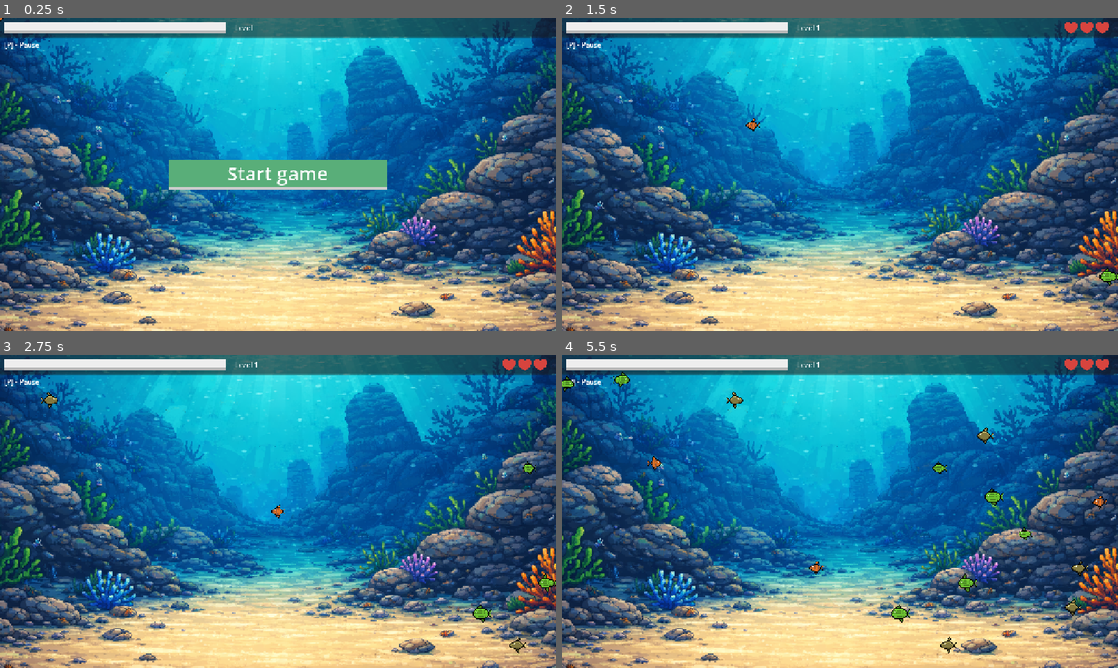
Above: before the commit, frames 1-4 (two rows, left to right).
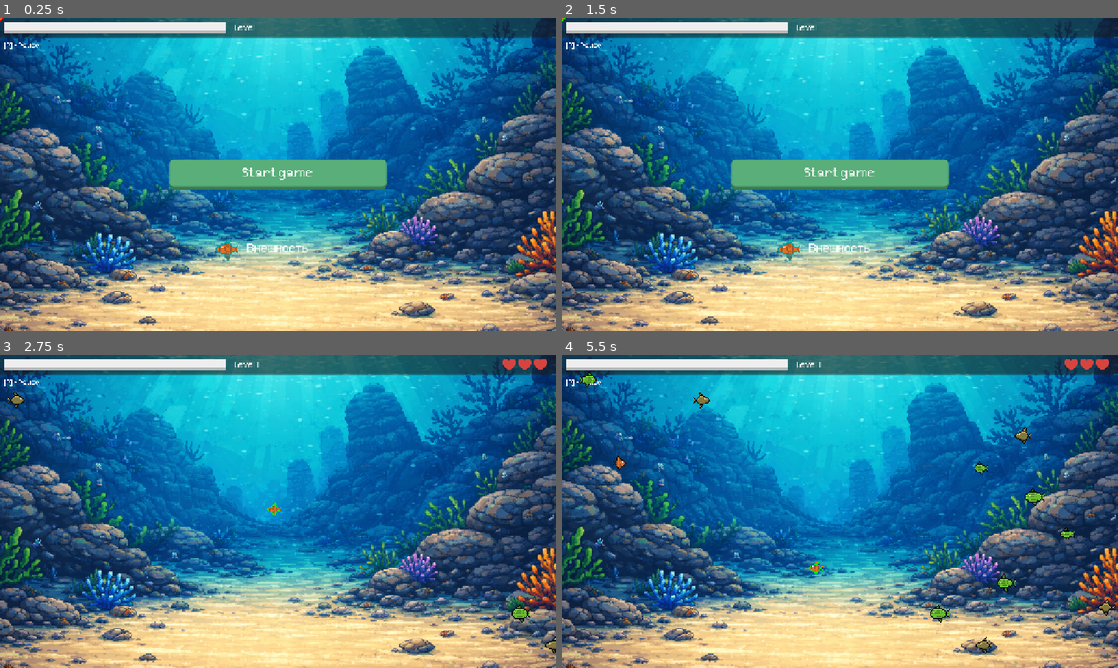
Above: after the commit, the same moments.

Repository: kotofeyy/BecomeBigFish-game
Game: Godot game, scene res://scenes/main.tscn
Same seed, same stepped clock (60 frames per second), same inputs: the game is played once before the commit and once after it.
Inputs (mouse positions are in pixels of both pictures, inside the frame that each line leads up to):
- Up to frame 1 (0.25 s): no input
- Up to frame 2 (1.5 s): click (840, 249) at 0.5 s, where only the run after the commit has a clickable "Внешность"; click "Start game" at 1.25 s
- Up to frame 3 (2.75 s): click (278, 511) at 2 s, where only the run after the commit has a clickable "Start game"
- Up to frame 4 (5.5 s): move the mouse to (962, 495) at 2.77 s; press the mouse at (962, 495) at 2.78 s; move the mouse to (728, 527) at 3.52 s; release the mouse at (728, 527) at 3.53 s; click (728, 527) at 3.6 s; move the mouse to (895, 442) at 4.27 s; press the mouse at (895, 442) at 4.28 s; move the mouse to (812, 574) at 5.02 s; release the mouse at (812, 574) at 5.03 s; click (812, 574) at 5.1 s

The runs differ from the first frame. In frame 1, 1.1% of the frame differs, in the area x 0-70%, y 0-78%; in frame 2, 4.5%, in the area x 0-100%, y 0-86%; in frame 3, 0.8%; in frame 4, 2.0%.

Commit message:
магазин скинов. Покупака, установка. Шейдер для скинов, для обводки

Diff:
--- a/code/main.gd
+++ b/code/main.gd
@@ -23,6 +23,12 @@
 
 @onready var fish_preload = preload("res://scenes/fish.tscn")
 
+@onready var slot_preload = preload("uid://dnm2kegprv65j")
+@onready var shop_panel: Panel = $CanvasLayer/ShopPanel
+@onready var shop_list: VBoxContainer = $CanvasLayer/ShopPanel/MarginContainer/ScrollContainer/VBoxContainer
+@onready var skin_button: Button = $CanvasLayer/SkinButton
+@onready var all_scores_label: Label = $CanvasLayer/ShopPanel/AllScoresLabel
+
 
 var has_game_started := false
 var player_scale
@@ -35,21 +41,28 @@
 var size_screen
 var center_of_screen
 var is_shield_enable = false
+var available_skins := 1
+var current_skin := Skins.Type.DEFAULT
+var all_scores = 100
 
 
 func _ready() -> void:
 	clue_label.text = "KEY_PAUSE"
 	size_screen = get_window().get_visible_rect().size
 	center_of_screen = size_screen / 2
+	shop_update()
+	all_scores_label.text = "Всего очков: " + str(all_scores)
 
 
 func start_game() -> void:
 	get_tree().paused = false
+	skin_button.visible = false
 	score = 0
 	level = 1
 	heart = 3
 	update_heart()
-	chage_texture(level - 1)
+	change_texture(level - 1)
+	player_change_skin()
 	progress_bar.max_value = level * 10
 	progress_bar.min_value = score
 	progress_bar.value = score
@@ -72,13 +85,6 @@
 		fish.level = level
 		fishes.add_child(fish)
 		await get_tree().create_timer(0.3).timeout
-
-
-func fish_level_update() -> void:
-	var children = fishes.get_children()
-	for fish: Fish in children:
-		fish.level = level
-		fish.reset_spawn()
 
 
 func _process(_delta: float) -> void:
@@ -137,7 +143,7 @@
 	else:
 		if parent is Fish:
 			if player_scale >= parent.fish_scale:
-				on_eat_fish(parent.position)
+				on_eat_fish(parent.global_position)
 				parent.reset_spawn()
 			else:
 				if not is_shield_enable:
@@ -157,7 +163,7 @@
 	progress_bar.value = score
 
 
-func chage_texture(index: int) -> void:
+func change_texture(index: int) -> void:
 	var tile_size = 16
 	var x = (index % 3) * tile_size
 	var y = (index / 3) * tile_size
@@ -168,13 +174,17 @@
 func level_up() -> void:
 	level += 1
 	cpu_particles_2d.restart()
+	if level > 6:
+		scale = Vector2(0.8, 0.8)
+	if level > 8:
+		scale = Vector2(0.7, 0.7)
 	if level > 9:
 		count_of_fishes = 20
 	if level < 10:
 		player_scale = Util.size_to_scale[level - 1]
 		player.scale = player_scale
 	if level < 10:
-		chage_texture(level - 1)
+		change_texture(level - 1)
 	audio_level_up.play()
 	level_label.text = "Уровень " + str(level)
 
@@ -271,3 +281,67 @@
 	start_game_button.visible = true
 	end_game_panel.visible = false
 	game_is_started = false
+	skin_button.visible = true
+
+
+func _on_skin_button_pressed() -> void:
+	shop_panel.visible = true
+	_set_current_selected()
+	shop_update()
+
+
+func _set_current_selected() -> void:
+	var childs = shop_list.get_children()
+
+	for child: Slot in childs:
+		child.select(current_skin)
+
+
+func unlock_skin(skin_value: int):
+	available_skins = available_skins | skin_value
+
+
+func has_skin(skin_value: int) -> bool:
+	return (available_skins & skin_value) != 0
+
+
+func shop_update() -> void:
+	var children = shop_list.get_children()
+	for child in children:
+		child.queue_free()
+
+	for s in Skins.List:
+		var slot: Slot = slot_preload.instantiate()
+		slot.skin = s
+		slot.cost =  Skins.List[s]["cost"]
+		slot.all_scores = all_scores
+		slot.available = has_skin(Skins.TypeToBit[s])
+		slot.type = Skins.List[s]["type"]
+		slot.replace_color = Skins.List[s]["color"]
+		slot.on_click.connect(func(skin, can_buy):
+			if can_buy and not has_skin(Skins.TypeToBit[skin]):
+				unlock_skin(Skins.TypeToBit[skin])
+				all_scores = all_scores - int(Skins.List[skin]["cost"])
+				all_scores_label.text = "Всего очков: " + str(all_scores)
+				#save_data()
+			if has_skin(Skins.TypeToBit[skin]):
+				slot.select(skin)
+				shop_panel.visible = false
+				current_skin = skin
+				player_change_skin()
+				#icon.animation = str(skin)
+		)
+		shop_list.add_child(slot)
+		slot.select(current_skin)
+
+
+func player_change_skin() -> void:
+	var material: ShaderMaterial = player.material.duplicate()
+	if Skins.List[current_skin]["type"] == "color":
+		material.set_shader_parameter("replace_color", Skins.List[current_skin]["color"])
+		material.set_shader_parameter("is_rainbow", false)
+	if Skins.List[current_skin]["type"] == "rainbow":
+
+		material.set_shader_parameter("is_rainbow", true)
+
+	player.material = material
--- /dev/null
+++ b/code/skins.gd
@@ -0,0 +1,48 @@
+class_name Skins
+extends Node
+
+
+enum Type {
+	DEFAULT,
+	RED,
+	GREEN,
+	BLUE,
+	RAINBOW
+	}
+enum TypeCost { COIN, SCORE, DONAT }
+
+const TypeToBit = {
+	Type.DEFAULT: 1,
+	Type.RED: 2,
+	Type.GREEN: 4,
+	Type.BLUE: 8,
+	Type.RAINBOW: 16
+}
+
+const List: Dictionary[Type, Dictionary] = {
+	Type.DEFAULT: {
+		"cost": 0,
+		"type": "color",
+		"color": Color.BLACK,
+	},
+	Type.RED: {
+		"cost": 5,
+		"type": "color",
+		"color": Color.RED,
+	},
+	Type.GREEN: {
+		"cost": 50,
+		"type": "color",
+		"color": Color.GREEN,
+	},
+	Type.BLUE: {
+		"cost": 5,
+		"type": "color",
+		"color": Color.BLUE,
+	},
+	Type.RAINBOW: {
+		"cost": 10,
+		"type": "rainbow",
+		"color": Color.TRANSPARENT,
+	},
+}
--- /dev/null
+++ b/code/slot.gd
@@ -0,0 +1,63 @@
+class_name Slot
+extends Panel
+
+@onready var cost_label: Label = $MarginContainer/HBoxContainer/CostLabel
+
+@onready var selected_slot: StyleBoxFlat = preload("res://themes/new_selected_slot.tres")
+@onready var default_slot: StyleBoxFlat = preload("res://themes/default_slot.tres")
+@onready var sprite_2d: Sprite2D = $MarginContainer/HBoxContainer/Control/Sprite2D
+
+
+signal on_click
+
+var cost
+var skin
+var all_scores
+var available
+var type
+var replace_color
+
+
+func _ready() -> void:
+	if not available:
+		cost_label.text = str(cost)
+	else:
+		cost_label.text = "Доступен"
+
+	var material: ShaderMaterial = sprite_2d.material.duplicate()
+	if type == "color":
+		material.set_shader_parameter("replace_color", replace_color)
+		material.set_shader_parameter("is_rainbow", false)
+	if type == "rainbow":
+
+		material.set_shader_parameter("is_rainbow", true)
+
+	sprite_2d.material = material
+
+
+func _on_gui_input(event: InputEvent) -> void:
+	if event is InputEventMouseButton and Input.is_action_pressed("mouse_action"):
+		var can_buy
+		can_buy = all_scores >= cost
+		emit_signal("on_click", skin, can_buy)
+
+
+func select(s: Skins.Type) -> void:
+	if not available:
+		focus_mode = Control.FOCUS_NONE
+		print("not aviable")
+	else:
+		if selected_slot:
+			print("slot if")
+			if s == skin:
+				print("skin - ", s)
+				add_theme_stylebox_override("panel", selected_slot)
+				grab_focus()
+
+
+func _clear_select() -> void:
+	add_theme_stylebox_override("panel", default_slot)
+
+
+func _on_focus_exited() -> void:
+	_clear_select()
--- a/project.godot
+++ b/project.godot
@@ -22,11 +22,20 @@
 window/stretch/mode="canvas_items"
 window/stretch/aspect="expand"
 
+[gui]
+
+theme/custom_font="uid://builaqwltw1g2"
+
 [input]
 
 Pause={
 "deadzone": 0.5,
 "events": [Object(InputEventKey,"resource_local_to_scene":false,"resource_name":"","device":-1,"window_id":0,"alt_press …(192 unchanged characters)…
+]
+}
+mouse_action={
+"deadzone": 0.5,
+"events": [Object(InputEventMouseButton,"resource_local_to_scene":false,"resource_name":"","device":-1,"window_id":0,"alt_pressed":false,"shift_pressed":false,"ctrl_pressed":false,"meta_pressed":false,"button_mask":1,"position":Vector2(201, 17),"global_position":Vector2(210, 65),"factor":1.0,"button_index":1,"canceled":false,"pressed":true,"double_click":false,"script":null)
 ]
 }
 
--- a/scenes/fish.gd
+++ b/scenes/fish.gd
@@ -1,5 +1,8 @@
 extends Sprite2D
 class_name Fish
+
+var camera_2d: Camera2D
+
 
 var speed
 var direction
@@ -11,12 +14,14 @@
 var level_to_scale = {
 	1: [Util.Size.EXTRA_SMALL, Util.Size.SMALL, Util.Size.MEDIUM],
 	2: [Util.Size.SMALL, Util.Size.MEDIUM, Util.Size.LARGE, Util.Size.EXTRA_LARGE, Util.Size.DOUBLE_LARGE],
-	3: [Util.Size.EXTRA_LARGE, Util.Size.DOUBLE_LARGE, Util.Size.HUGE, Util.Size.GIANT, Util.Size.COLOSSAL]
+	3: [Util.Size.EXTRA_LARGE, Util.Size.DOUBLE_LARGE, Util.Size.HUGE, Util.Size.GIANT, Util.Size.COLOSSAL],
+	4: [Util.Size.EXTRA_LARGE, Util.Size.DOUBLE_LARGE, Util.Size.HUGE, Util.Size.GIANT, Util.Size.COLOSSAL]
 }
 var level_to_texture = {
 	1: [0, 1 ,2],
 	2: [3, 4, 5],
-	3: [6, 7, 8]
+	3: [6, 7, 8],
+	4: [3, 4, 5, 6, 7, 8]
 }
 
 
@@ -50,10 +55,12 @@
 		fish_level = 2
 	if level > 6:
 		fish_level = 3
+	if level > 8:
+		fish_level = 4
 	direction = ["left", "right"].pick_random()
 	if direction == "left":
 		chage_texture(level_to_texture[fish_level].pick_random())
-		position.x = 0
+		global_position.x = 0
 		fish_scale = Util.size_to_scale[level_to_scale[fish_level].pick_random()]
 		scale = fish_scale
 		flip_h = true
--- a/scenes/main.tscn
+++ b/scenes/main.tscn
@@ -11,8 +11,17 @@
 [ext_resource type="Texture2D" uid="uid://btl0jyqibtmtu" path="res://sprites/pause.png" id="8_eb6dy"]
 [ext_resource type="Script" uid="uid://clgllwsf8uycq" path="res://code/play_pause.gd" id="9_85g3d"]
 [ext_resource type="AudioStream" uid="uid://t8andxrkh4cm" path="res://sounds/wrong.wav" id="10_choun"]
+[ext_resource type="Shader" uid="uid://crbtbdnotjo8v" path="res://shaders/rainbow.gdshader" id="10_jkv2x"]
 [ext_resource type="Texture2D" uid="uid://hoso7mk5ps7k" path="res://sprites/shield.png" id="11_ya4ey"]
 [ext_resource type="Texture2D" uid="uid://ntwg8bsywljj" path="res://sprites/magnet.png" id="13_trceg"]
+
+[sub_resource type="ShaderMaterial" id="ShaderMaterial_a8y0u"]
+shader = ExtResource("10_jkv2x")
+shader_parameter/is_active = true
+shader_parameter/is_rainbow = false
+shader_parameter/speed = 1.0
+shader_parameter/precision = 0.05
+shader_parameter/replace_color = Color(1, 0, 0, 1)
 
 [sub_resource type="RectangleShape2D" id="RectangleShape2D_sugp2"]
 
@@ -36,13 +45,31 @@
 [sub_resource type="StyleBoxFlat" id="StyleBoxFlat_tipki"]
 bg_color = Color(0.35078898, 0.68169004, 0.47556067, 1)
 border_width_bottom = 8
+border_color = Color(0.22745098, 0.47843137, 0.32156864, 1)
+corner_radius_top_left = 10
+corner_radius_top_right = 10
+corner_radius_bottom_right = 10
+corner_radius_bottom_left = 10
 
 [sub_resource type="StyleBoxFlat" id="StyleBoxFlat_choun"]
 bg_color = Color(0.9372549, 0.4117647, 0.38039216, 1)
 
-[sub_resource type="StyleBoxFlat" id="StyleBoxFlat_eb6dy"]
-bg_color = Color(0.34901962, 0.68235296, 0.4745098, 1)
+[sub_resource type="StyleBoxFlat" id="StyleBoxFlat_jkv2x"]
+bg_color = Color(1, 1, 1, 1)
 border_width_bottom = 10
+border_color = Color(0.7539839, 0.75398386, 0.75398386, 1)
+corner_radius_top_left = 8
+corner_radius_top_right = 8
+corner_radius_bottom_right = 8
+corner_radius_bottom_left = 8
+
+[sub_resource type="ShaderMaterial" id="ShaderMaterial_jbj1t"]
+shader = ExtResource("10_jkv2x")
+shader_parameter/is_active = true
+shader_parameter/is_rainbow = false
+shader_parameter/speed = 1.0
+shader_parameter/precision = 0.05
+shader_parameter/replace_color = Color(0, 0.61090577, 0.6255284, 1)
 
 [sub_resource type="AtlasTexture" id="AtlasTexture_tbgi4"]
 atlas = ExtResource("4_jyhfs")
@@ -111,6 +138,7 @@
 script = ExtResource("1_0wfyh")
 
 [node name="Player" type="Sprite2D" parent="." unique_id=442083430]
+material = SubResource("ShaderMaterial_a8y0u")
 texture = ExtResource("2_sugp2")
 region_enabled = true
 region_rect = Rect2(0, 0, 16, 16)
@@ -198,6 +226,7 @@
 [node name="LevelLabel" type="Label" parent="CanvasLayer/Header/MarginContainer/VBoxContainer" unique_id=905797926]
 layout_mode = 2
 size_flags_horizontal = 3
+theme_override_font_sizes/font_size = 30
 text = "KEY_LEVEL"
 
 [node name="HeartControl" type="Control" parent="CanvasLayer/Header/MarginContainer/VBoxContainer" unique_id=2066293117]
@@ -232,9 +261,12 @@
 grow_vertical = 2
 size_flags_horizontal = 3
 mouse_filter = 1
+mouse_default_cursor_shape = 2
 theme_override_colors/font_color = Color(1, 1, 1, 1)
 theme_override_font_sizes/font_size = 44
 theme_override_styles/normal = SubResource("StyleBoxFlat_tipki")
+theme_override_styles/pressed = SubResource("StyleBoxFlat_tipki")
+theme_override_styles/hover = SubResource("StyleBoxFlat_tipki")
 text = "KEY_START"
 
 [node name="HeartSprite" type="TextureRect" parent="CanvasLayer" unique_id=1465449493]
@@ -268,7 +300,7 @@
 offset_bottom = 20.0
 grow_horizontal = 2
 grow_vertical = 2
-theme_override_styles/panel = SubResource("StyleBoxFlat_eb6dy")
+theme_override_styles/panel = SubResource("StyleBoxFlat_jkv2x")
 
 [node name="MarginContainer" type="MarginContainer" parent="CanvasLayer/EndGamePanel" unique_id=1676105238]
 layout_mode = 1
@@ -332,7 +364,87 @@
 offset_top = 50.0
 offset_right = 217.0
 offset_bottom = 73.0
+theme_override_font_sizes/font_size = 25
 text = "[P] - Поставить на паузу"
+
+[node name="SkinButton" type="Button" parent="CanvasLayer" unique_id=723543542]
+anchors_preset = 8
+anchor_left = 0.5
+anchor_top = 0.5
+anchor_right = 0.5
+anchor_bottom = 0.5
+offset_left = -117.5
+offset_top = 140.0
+offset_right = 117.5
+offset_bottom = 203.0
+grow_horizontal = 2
+grow_vertical = 2
+mouse_default_cursor_shape = 2
+theme_override_colors/font_color = Color(1, 1, 1, 1)
+theme_override_font_sizes/font_size = 40
+text = "Внешность"
+flat = true
+
+[node name="Sprite2D" type="Sprite2D" parent="CanvasLayer/SkinButton" unique_id=457872326]
+material = SubResource("ShaderMaterial_jbj1t")
+position = Vector2(0, 32)
+scale = Vector2(3.235, 3.235)
+texture = ExtResource("2_sugp2")
+region_enabled = true
+region_rect = Rect2(0, 0, 16, 16)
+
+[node name="ShopPanel" type="Panel" parent="CanvasLayer" unique_id=653394080]
+visible = false
+custom_minimum_size = Vector2(400, 500)
+anchors_preset = 8
+anchor_left = 0.5
+anchor_top = 0.5
+anchor_right = 0.5
+anchor_bottom = 0.5
+offset_left = -20.0
+offset_top = -20.0
+offset_right = 20.0
+offset_bottom = 20.0
+grow_horizontal = 2
+grow_vertical = 2
+theme_override_styles/panel = SubResource("StyleBoxFlat_jkv2x")
+
+[node name="AllScoresLabel" type="Label" parent="CanvasLayer/ShopPanel" unique_id=234092972]
+layout_mode = 1
+anchors_preset = 5
+anchor_left = 0.5
+anchor_right = 0.5
+offset_left = -185.0
+offset_right = 185.0
+offset_bottom = 33.0
+grow_horizontal = 2
+size_flags_vertical = 0
+theme_override_colors/font_color = Color(0, 0, 0, 1)
+theme_override_font_sizes/font_size = 30
+text = "ВСЕГО ОЧКОВ: 1424"
+horizontal_alignment = 1
+vertical_alignment = 1
+
+[node name="MarginContainer" type="MarginContainer" parent="CanvasLayer/ShopPanel" unique_id=1021307725]
+layout_mode = 1
+anchors_preset = 15
+anchor_right = 1.0
+anchor_bottom = 1.0
+grow_horizontal = 2
+grow_vertical = 2
+theme_override_constants/margin_left = 15
+theme_override_constants/margin_top = 40
+theme_override_constants/margin_right = 15
+theme_override_constants/margin_bottom = 15
+
+[node name="ScrollContainer" type="ScrollContainer" parent="CanvasLayer/ShopPanel/MarginContainer" unique_id=259313211]
+layout_mode = 2
+horizontal_scroll_mode = 0
+
+[node name="VBoxContainer" type="VBoxContainer" parent="CanvasLayer/ShopPanel/MarginContainer/ScrollContainer" unique_id=874656809]
+layout_mode = 2
+size_flags_horizontal = 3
+size_flags_vertical = 3
 
 [node name="AnimatedSpriteEat" type="AnimatedSprite2D" parent="." unique_id=1729697139]
 scale = Vector2(2, 2)
@@ -408,5 +520,6 @@
 [connection signal="pressed" from="CanvasLayer/StartGameButton" to="." method="_on_start_game_button_pressed"]
 [connection signal="pressed" from="CanvasLayer/EndGamePanel/MarginContainer/VBoxContainer/HBoxContainer/RestartButton" to="." method="_on_restart_button_pressed"]
 [connection signal="pressed" from="CanvasLayer/EndGamePanel/MarginContainer/VBoxContainer/HBoxContainer/CancelButton" to="." method="_on_cancel_button_pressed"]
+[connection signal="pressed" from="CanvasLayer/SkinButton" to="." method="_on_skin_button_pressed"]
 [connection signal="timeout" from="TimerForShield" to="." method="_on_timer_for_shield_timeout"]
 [connection signal="timeout" from="TimerForHeart" to="." method="_on_timer_for_heart_timeout"]
--- /dev/null
+++ b/scenes/slot.tscn
@@ -0,0 +1,55 @@
+[gd_scene format=3 uid="uid://dnm2kegprv65j"]
+
+[ext_resource type="Texture2D" uid="uid://cyskeytkcmv82" path="res://sprites/FishSheet.png" id="1_4v6ba"]
+[ext_resource type="Script" uid="uid://clv14u6pr36wo" path="res://code/slot.gd" id="1_ic0fu"]
+[ext_resource type="StyleBox" uid="uid://cxps47qtey8f7" path="res://themes/default_slot.tres" id="1_vqyee"]
+[ext_resource type="Shader" uid="uid://crbtbdnotjo8v" path="res://shaders/rainbow.gdshader" id="3_5f2j7"]
+
+[sub_resource type="ShaderMaterial" id="ShaderMaterial_sjnr7"]
+shader = ExtResource("3_5f2j7")
+shader_parameter/is_active = true
+shader_parameter/is_rainbow = false
+shader_parameter/speed = 1.0
+shader_parameter/precision = 0.05
+shader_parameter/replace_color = Color(1, 0, 0, 1)
+
+[node name="Panel" type="Panel" unique_id=256448204]
+custom_minimum_size = Vector2(0, 100)
+focus_mode = 1
+theme_override_styles/panel = ExtResource("1_vqyee")
+script = ExtResource("1_ic0fu")
+
+[node name="MarginContainer" type="MarginContainer" parent="." unique_id=734759020]
+layout_mode = 1
+anchors_preset = 15
+anchor_right = 1.0
+anchor_bottom = 1.0
+grow_horizontal = 2
+grow_vertical = 2
+theme_override_constants/margin_left = 50
+theme_override_constants/margin_right = 18
+
+[node name="HBoxContainer" type="HBoxContainer" parent="MarginContainer" unique_id=864110594]
+layout_mode = 2
+size_flags_vertical = 4
+theme_override_constants/separation = 80
+
+[node name="Control" type="Control" parent="MarginContainer/HBoxContainer" unique_id=381513891]
+layout_mode = 2
+size_flags_horizontal = 2
+size_flags_vertical = 4
+
+[node name="Sprite2D" type="Sprite2D" parent="MarginContainer/HBoxContainer/Control" unique_id=1745323828]
+material = SubResource("ShaderMaterial_sjnr7")
+scale = Vector2(5, 5)
+texture = ExtResource("1_4v6ba")
+region_enabled = true
+region_rect = Rect2(0, 0, 16, 16)
+
+[node name="CostLabel" type="Label" parent="MarginContainer/HBoxContainer" unique_id=529914889]
+layout_mode = 2
+size_flags_horizontal = 10
+theme_override_font_sizes/font_size = 40
+text = "112344"
+
+[connection signal="gui_input" from="." to="." method="_on_gui_input"]
--- /dev/null
+++ b/shaders/rainbow.gdshader
@@ -0,0 +1,30 @@
+shader_type canvas_item;
+
+uniform bool is_active = true;
+uniform bool is_rainbow = false;
+uniform float speed : hint_range(0.0, 10.0) = 1.0;
+uniform float precision : hint_range(0.0, 0.1) = 0.05; // Допуск (на случай, если черный не идеально чистый)
+uniform vec4 replace_color : source_color = vec4(1.0, 0.0, 0.0, 1.0);
+
+void fragment() {
+    vec4 color = texture(TEXTURE, UV);
+
+    // Проверяем, является ли текущий пиксель черным (RGB близки к 0)
+    // distance сравнивает цвет пикселя с черным цветом vec3(0.0)
+    if (is_active && distance(color.rgb, vec3(0.0)) < precision && color.a > 0.1) {
+		if (is_rainbow ){
+			float t = TIME * speed;
+	        color.rgb = vec3(
+	            0.5 + 0.5 * cos(t),
+	            0.5 + 0.5 * cos(t + 2.094),
+	            0.5 + 0.5 * cos(t + 4.188)
+	        );
+		}
+		else {
+			color = replace_color;
+		}
+
+    }
+
+    COLOR = color;
+}
--- /dev/null
+++ b/shaders/skin.gdshader
@@ -0,0 +1,17 @@
+shader_type canvas_item;
+
+uniform bool is_active = true;
+uniform vec4 target_color : source_color = vec4(0.0, 0.0, 0.0, 1.0); 	// Какой цвет ищем (черный)
+uniform vec4 replace_color : source_color = vec4(1.0, 0.0, 0.0, 1.0); 	// На какой меняем (например, красный)
+uniform float precision : hint_range(0.0, 1.0) = 0.01;              	// Точность совпадения
+
+void fragment() {
+    vec4 current_color = texture(TEXTURE, UV);
+
+    // Если активен и цвет пикселя похож на целевой (с учетом прозрачности)
+    if (is_active && distance(current_color.rgba, target_color.rgba) < precision) {
+        COLOR = replace_color;
+    } else {
+        COLOR = current_color;
+    }
+}
--- /dev/null
+++ b/themes/default_slot.tres
@@ -0,0 +1,9 @@
+[gd_resource type="StyleBoxFlat" format=3 uid="uid://cxps47qtey8f7"]
+
+[resource]
+bg_color = Color(0.8862745, 0.8862745, 0.8862745, 1)
+border_color = Color(0.990318, 0.758304, 0.292008, 1)
+corner_radius_top_left = 8
+corner_radius_top_right = 8
+corner_radius_bottom_right = 8
+corner_radius_bottom_left = 8
--- /dev/null
+++ b/themes/new_selected_slot.tres
@@ -0,0 +1,13 @@
+[gd_resource type="StyleBoxFlat" format=3 uid="uid://beuj8fi16qnlt"]
+
+[resource]
+bg_color = Color(0.8862745, 0.8862745, 0.8862745, 1)
+border_width_left = 4
+border_width_top = 4
+border_width_right = 4
+border_width_bottom = 4
+border_color = Color(0.990318, 0.758304, 0.292008, 1)
+corner_radius_top_left = 8
+corner_radius_top_right = 8
+corner_radius_bottom_right = 8
+corner_radius_bottom_left = 8
Not shown, added: code/skins.gd.uid
Not shown, added: code/slot.gd.uid
Binary file added: fonts/Pixel-UniCode.ttf
Not shown, added: fonts/Pixel-UniCode.ttf.import
Not shown, added: shaders/rainbow.gdshader.uid
Not shown, added: shaders/skin.gdshader.uid
